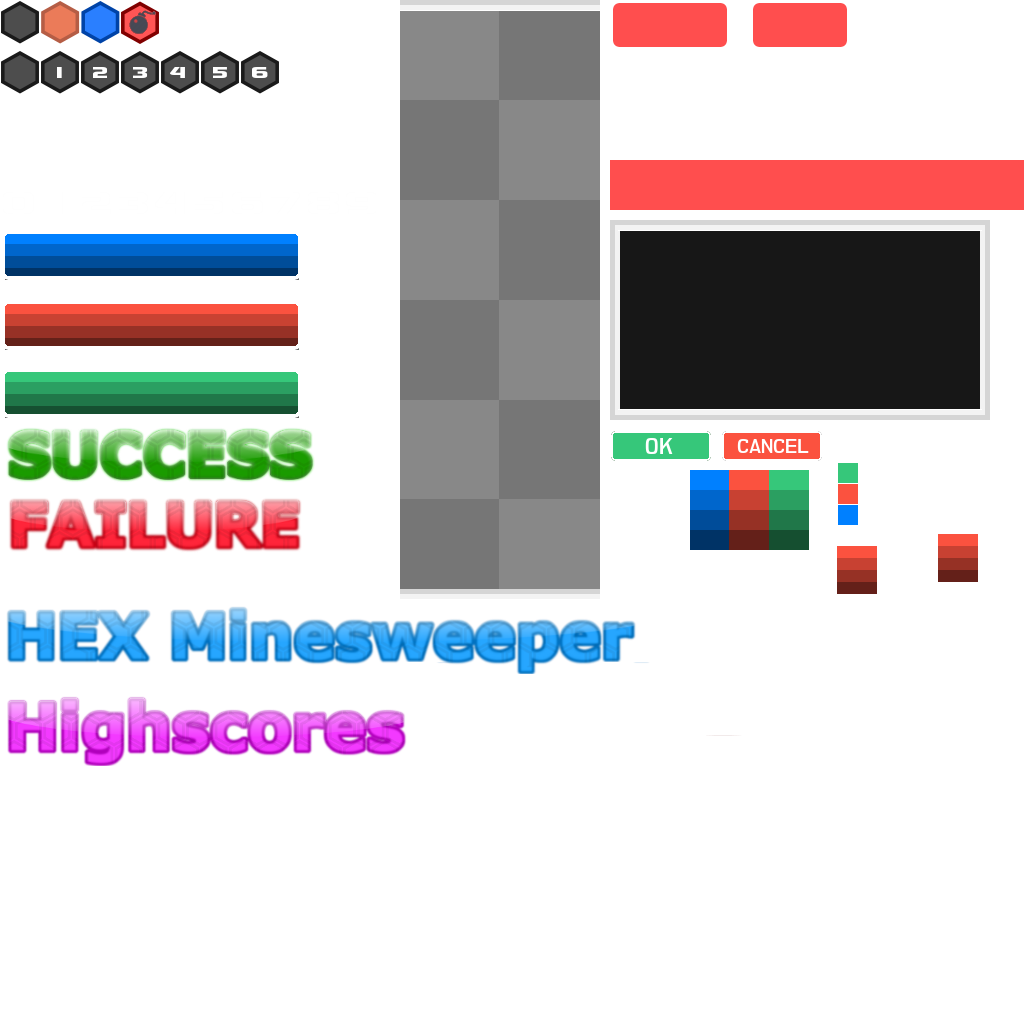
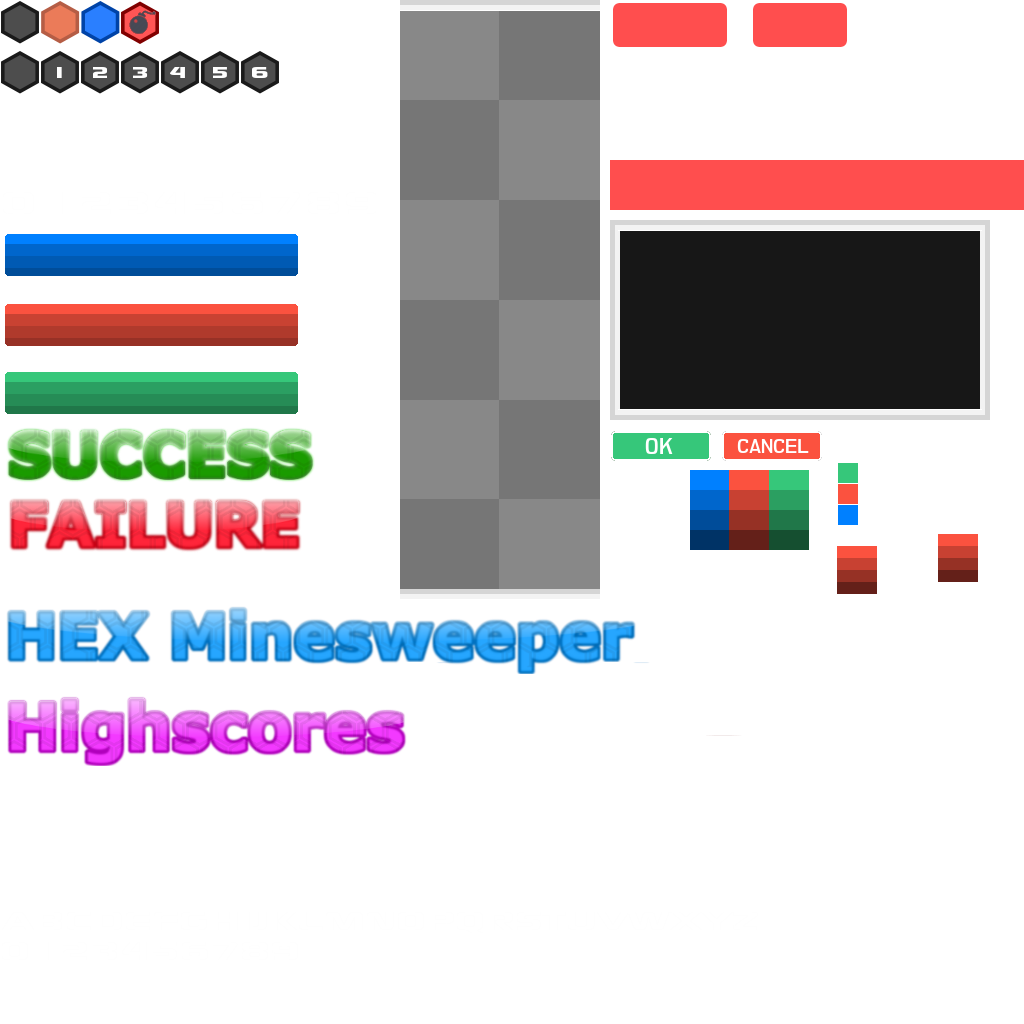
Before/after of a 1024 × 1024 layered artwork. What changed in the layer stack:
removed layer "Ebene #14" (was 20%) over [5, 256, 298, 350]
removed layer "Ebene #4" (was 40%) over [5, 256, 298, 406]
"Ebene #3": opacity 60% → 100%, painted on it over [5, 256, 299, 418]
